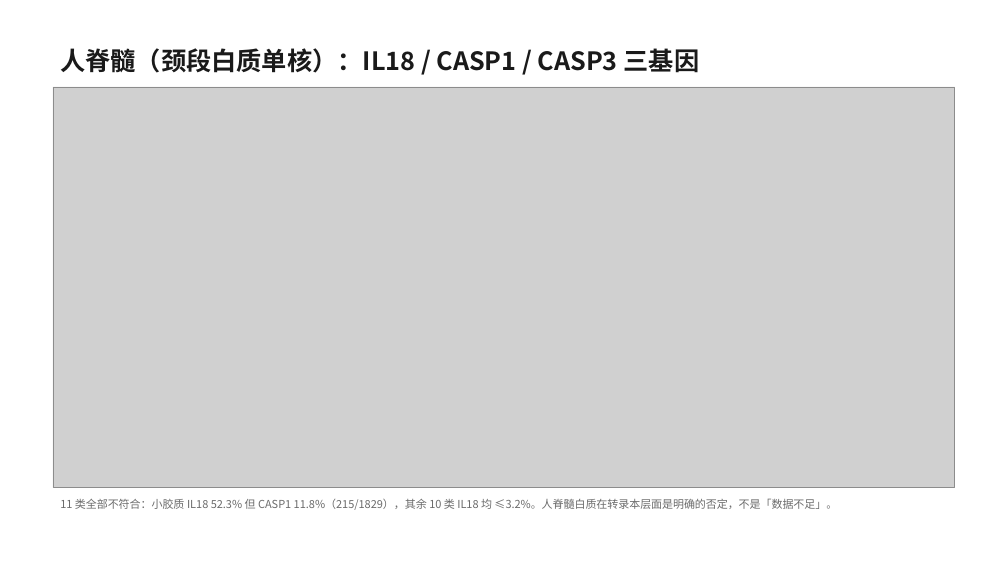
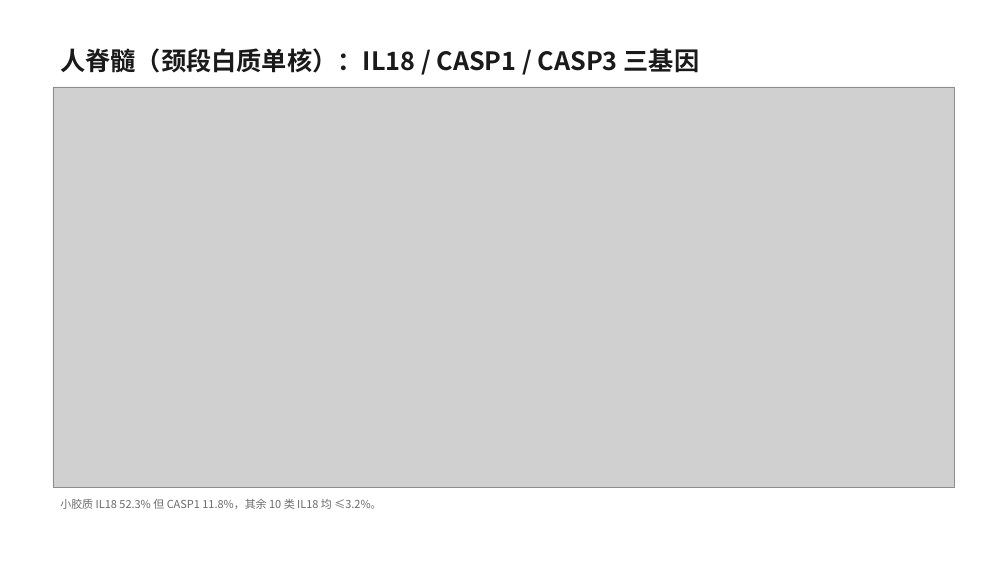
Before and after one commit to 7c96bzczcj-prog/aaa, a slide deck: slide 8 of il18_casp5organ/IL18_CASP_五器官筛选.pptx. Drawn at 1008x567 pixels with LibreOffice and Linux fonts; fonts in the diff are those of the drawing; grey boxes stand for pictures. Boxes give left, top, right and bottom in pixels: in the first picture for what was removed or moved away, otherwise in the second. Text is boxed around its words. In the diff, an @@ line names an element or a change of style, - is before the commit and + after.

```diff
--- a/il18_casp5organ/IL18_CASP_五器官筛选.pptx
+++ b/il18_casp5organ/IL18_CASP_五器官筛选.pptx
@@ text at box(60, 499, 381, 509): text changed @@
-11 类全部不符合：小胶质 IL18 52.3% 但 CASP1 11.8%（215/1829），其余 10 类 IL18 均 ≤3.2%。人脊髓白质在转录本层面是明确的否定，不是「数据不足」。
+小胶质 IL18 52.3% 但 CASP1 11.8%，其余 10 类 IL18 均 ≤3.2%。
```
Also in this commit, not shown: 11 other slides changed, 1 slide added, 2 slides removed, 13 other files.
